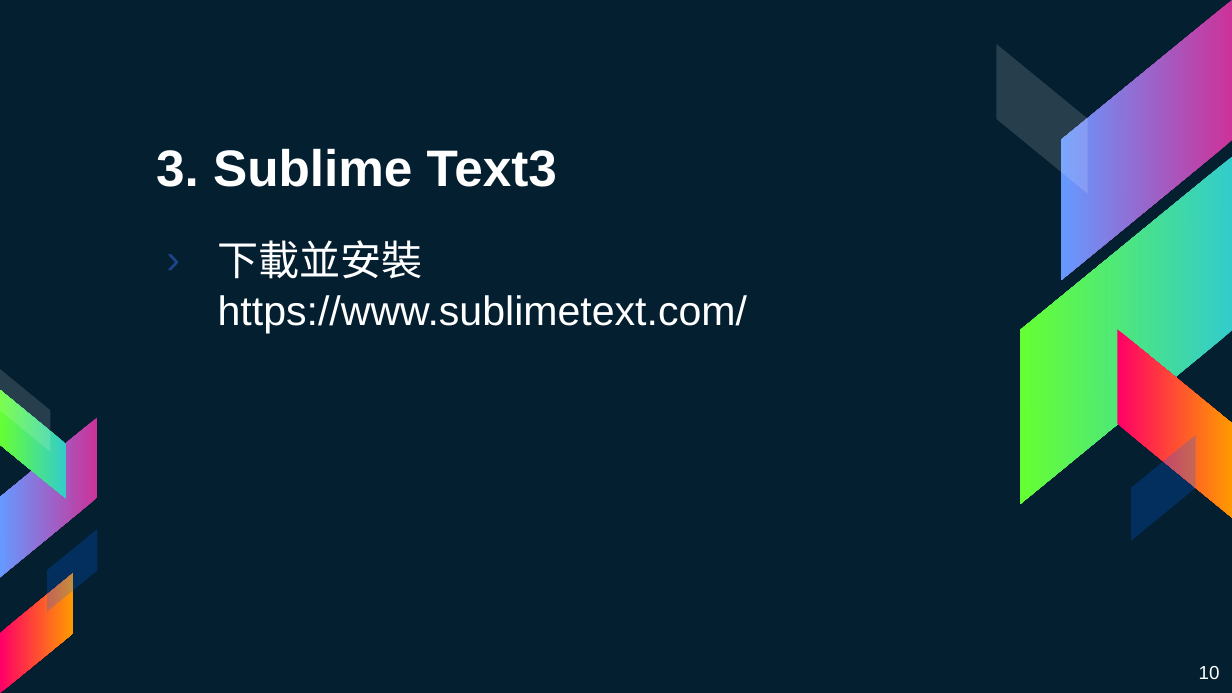
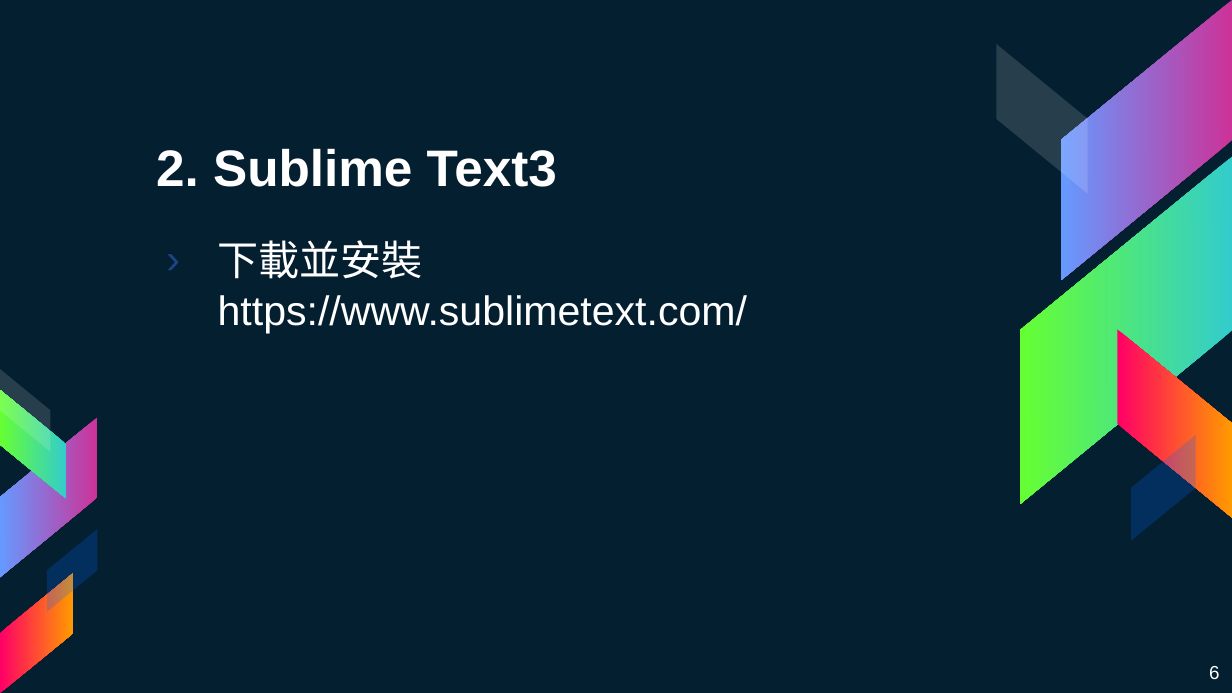
Before and after one commit to mmmaaaxxx77/NodeJS_YuanZe_Workshop, a slide deck: slide 6 of Documents/day2.pptx (slide 10 before the commit). Drawn at 1232x693 pixels with LibreOffice and Linux fonts; fonts in the diff are those of the drawing. Boxes give left, top, right and bottom in pixels: in the first picture for what was removed or moved away, otherwise in the second. Text is boxed around its words. In the diff, an @@ line names an element or a change of style, - is before the commit and + after.

```diff
--- a/Documents/day2.pptx
+++ b/Documents/day2.pptx
@@ title at [156,148,557,187]: text changed @@
-3. Sublime Text3
+2. Sublime Text3
@@ page number at [1209,666,1219,680]: text changed @@
-10
+6
```
Also in this commit, not shown: 10 other slides changed, 12 slides added, 16 slides removed, 31 other files.
